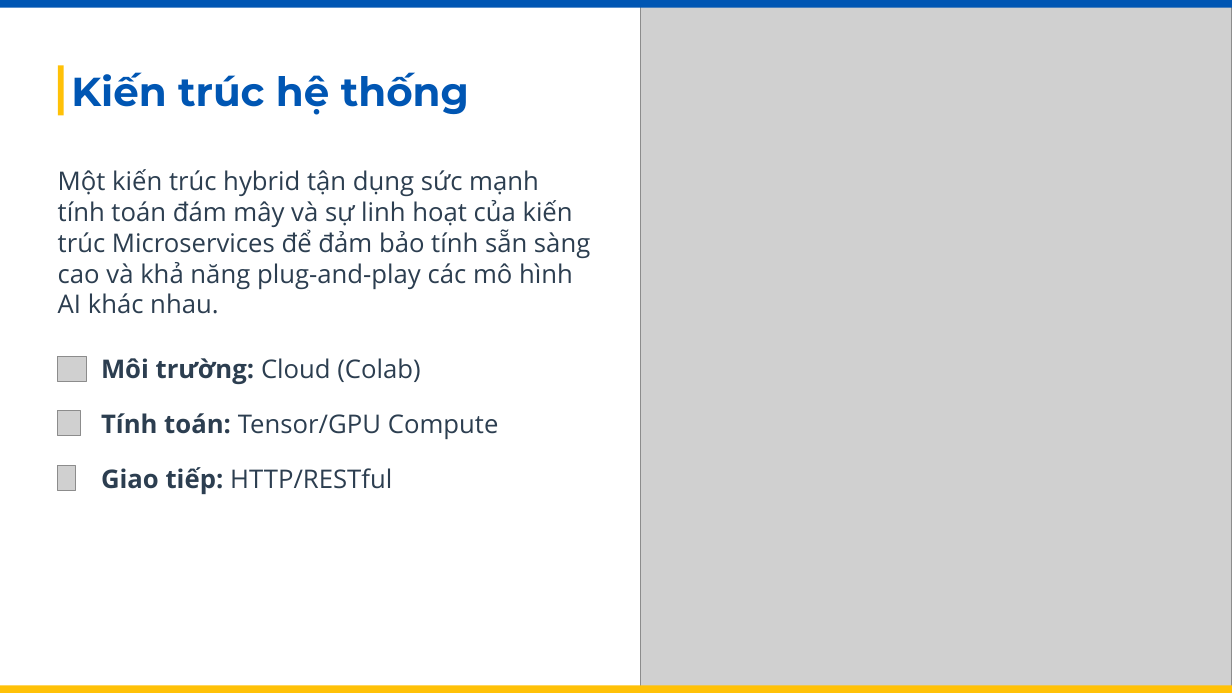
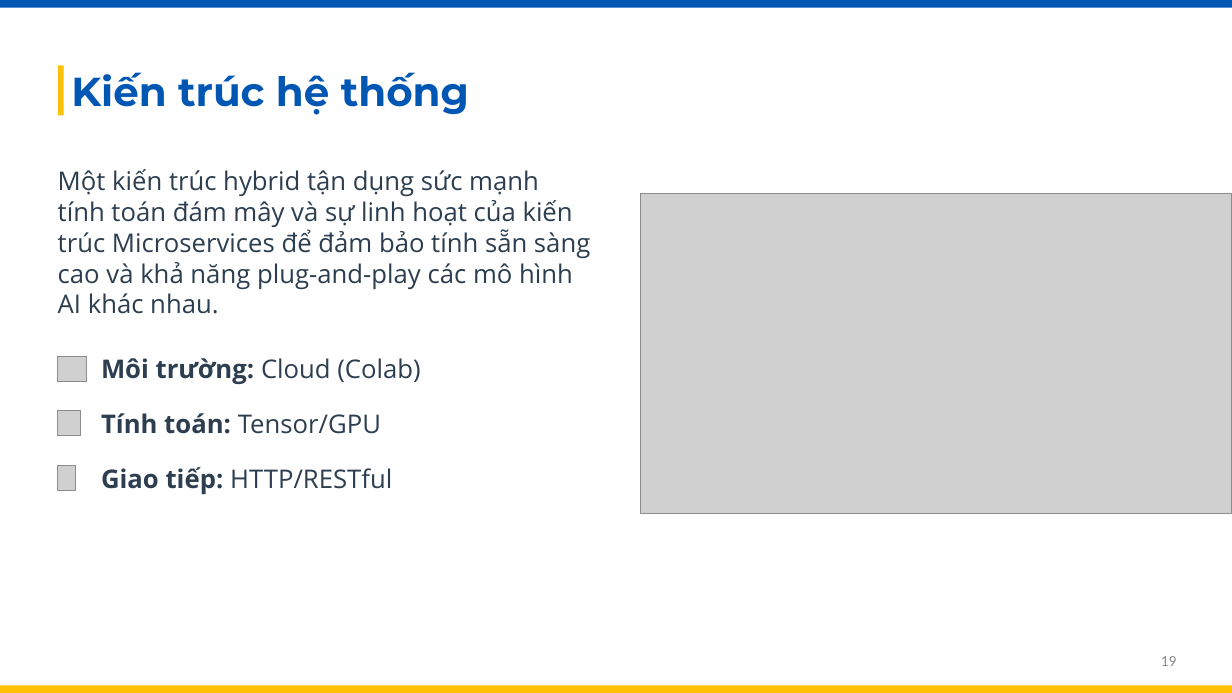
Before and after one commit to thuankhangho/btl-cloud, a slide deck: slide 19 of Phát hiện đối tượng có thể mở rộng với YOLOv5.pptx. Drawn at 1232x693 pixels with LibreOffice and Linux fonts; fonts in the diff are those of the drawing; grey boxes stand for pictures. Boxes give left, top, right and bottom in pixels: in the first picture for what was removed or moved away, otherwise in the second. Text is boxed around its words. In the diff, an @@ line names an element or a change of style, - is before the commit and + after.

```diff
--- a/Phát hiện đối tượng có thể mở rộng với YOLOv5.pptx
+++ b/Phát hiện đối tượng có thể mở rộng với YOLOv5.pptx
@@ picture: place and size @@
-picture at [640, 0, 1232, 693]
+picture at [640, 193, 1232, 513]
@@ text at [101, 413, 381, 434]: text changed @@
-Tính toán: Tensor/GPU Compute
+Tính toán: Tensor/GPU
@@ page number added at [1161, 656, 1177, 666], 12 pt, text #8C8C8C @@
+19
```
Also in this commit, not shown: 34 other slides changed, 2 slides removed, 4 other files.
